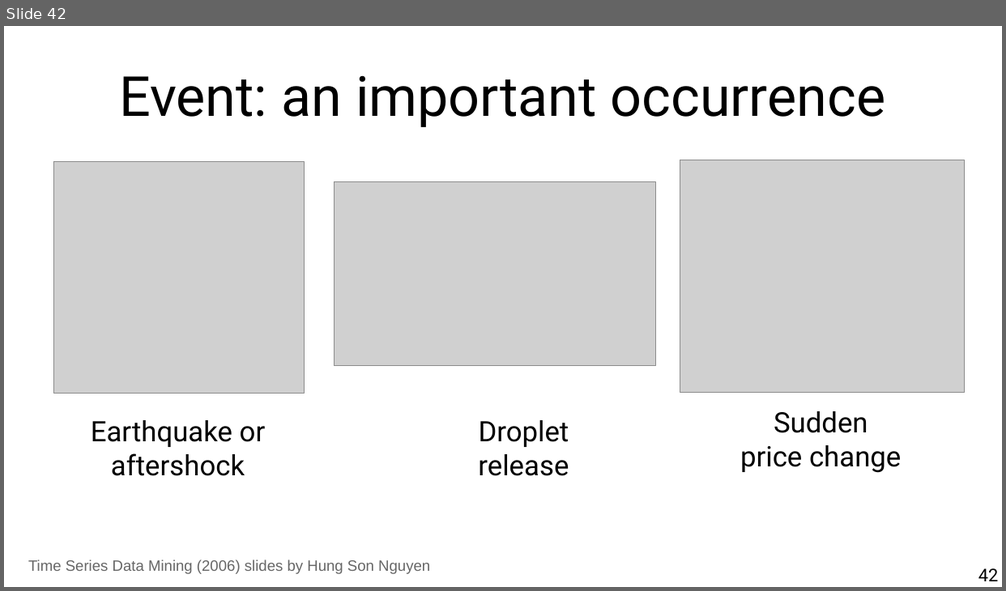
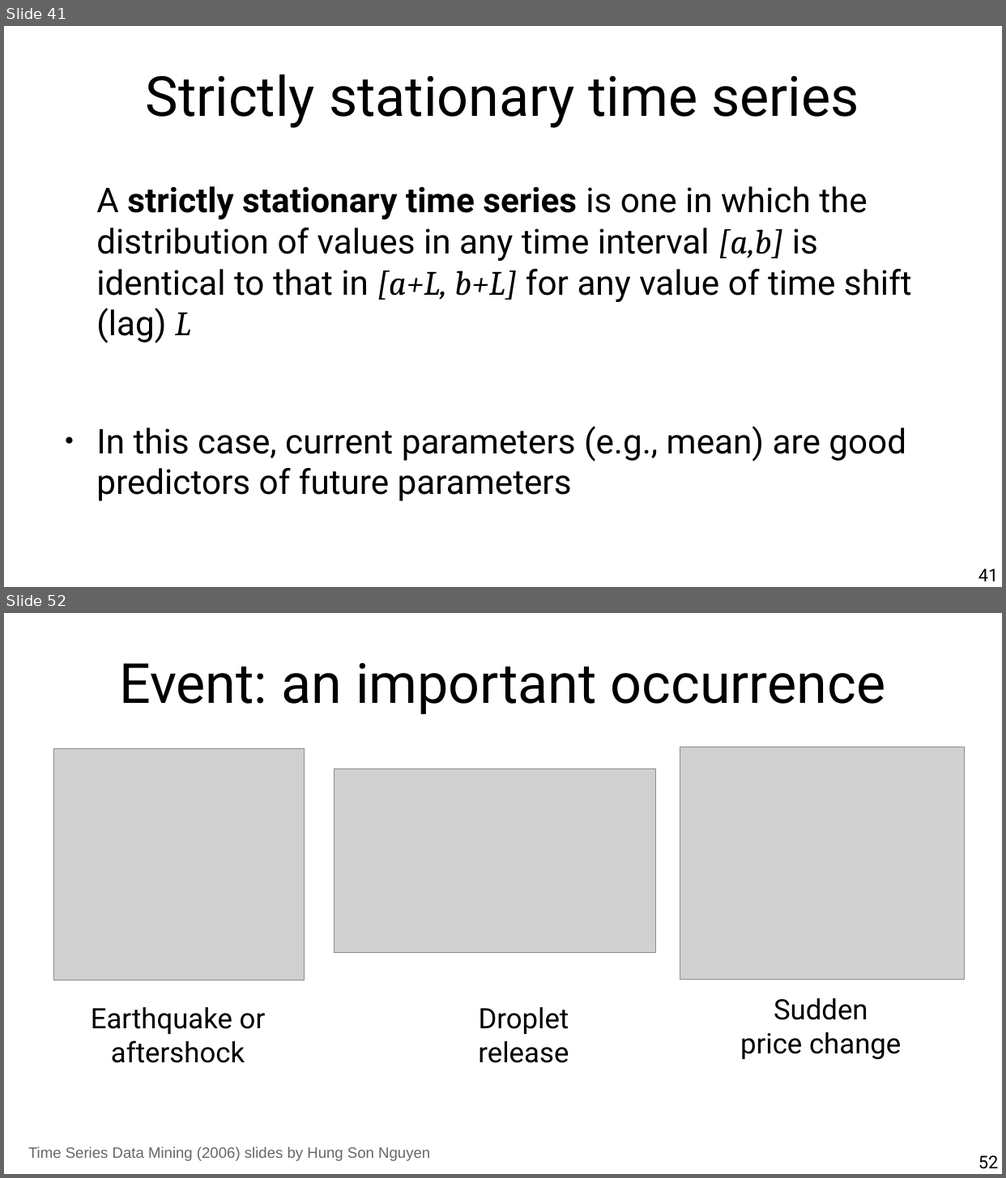
Before and after one commit to chatox/data-mining-course, a slide deck: theory/tt11_time_series.odp. Shown one above the other, each under a label of ours: slide 42 before the commit, slides 41 and 52 after it; the slides between them are not shown. The pictures are 1006x591 and 1006x1178 pixels, drawn with LibreOffice and Linux fonts; fonts in the diff are those of the drawing; grey boxes stand for pictures. Boxes give left, top, right and bottom in pixels: in the first picture for what was removed or moved away, otherwise in the second. Text is boxed around its words. In the diff, an @@ line names an element or a change of style, - is before the commit and + after.

```diff
--- a/theory/tt11_time_series.odp
+++ b/theory/tt11_time_series.odp
@@ slide 41 added at <box>4,26,1002,587</box>, background #FFFFFF @@
@@ title added at <box>146,74,859,128</box>, 44 pt, text #000000 @@
+Strictly stationary time series
@@ text added at <box>96,186,912,501</box>, 27.2 pt, text #000000 @@
+A strictly stationary time series is one in which the distribution of values in any time interval [a,b] is identical to that in [a+L, b+L] for any value of time shift (lag) L
+● In this case, current parameters (e.g., mean) are good predictors of future parameters
@@ page number added at <box>978,569,998,582</box>, 14 pt, text #000000 @@
+41
@@ what was slide 42 is now slide 52 @@
@@ page number at <box>978,1156,998,1169</box>: text changed @@
-42
+52
```
Also in this commit, not shown: 6 slides changed, 18 other slides added, 3 slides removed.
